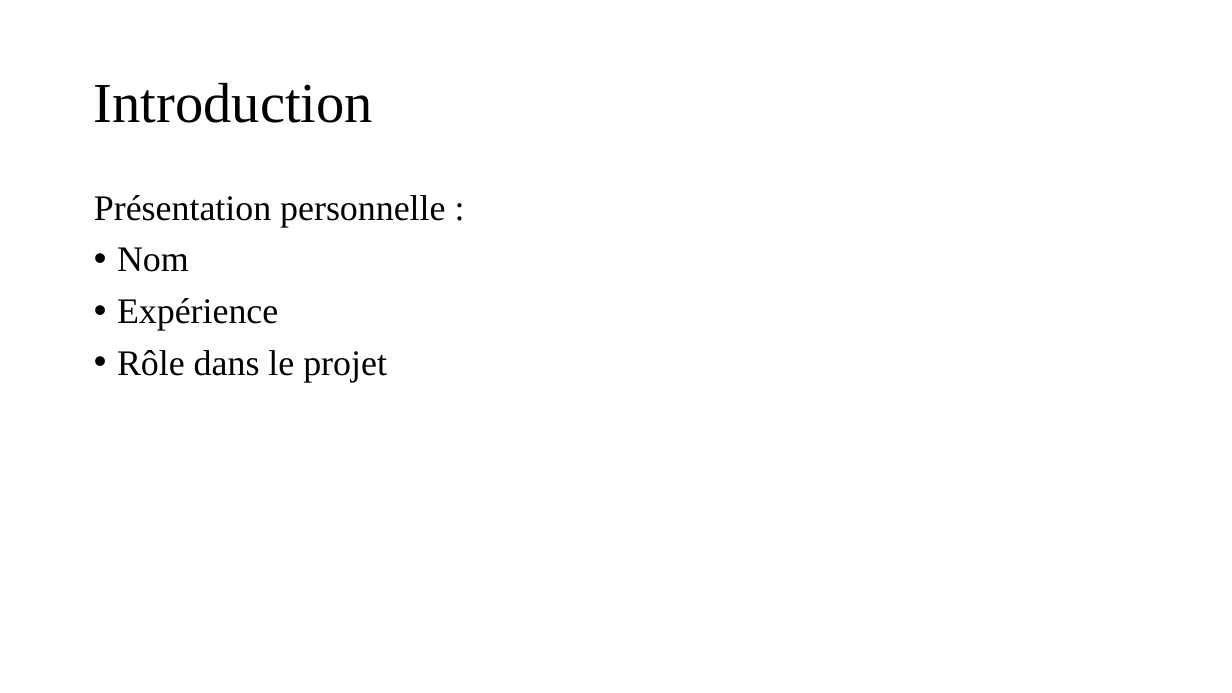
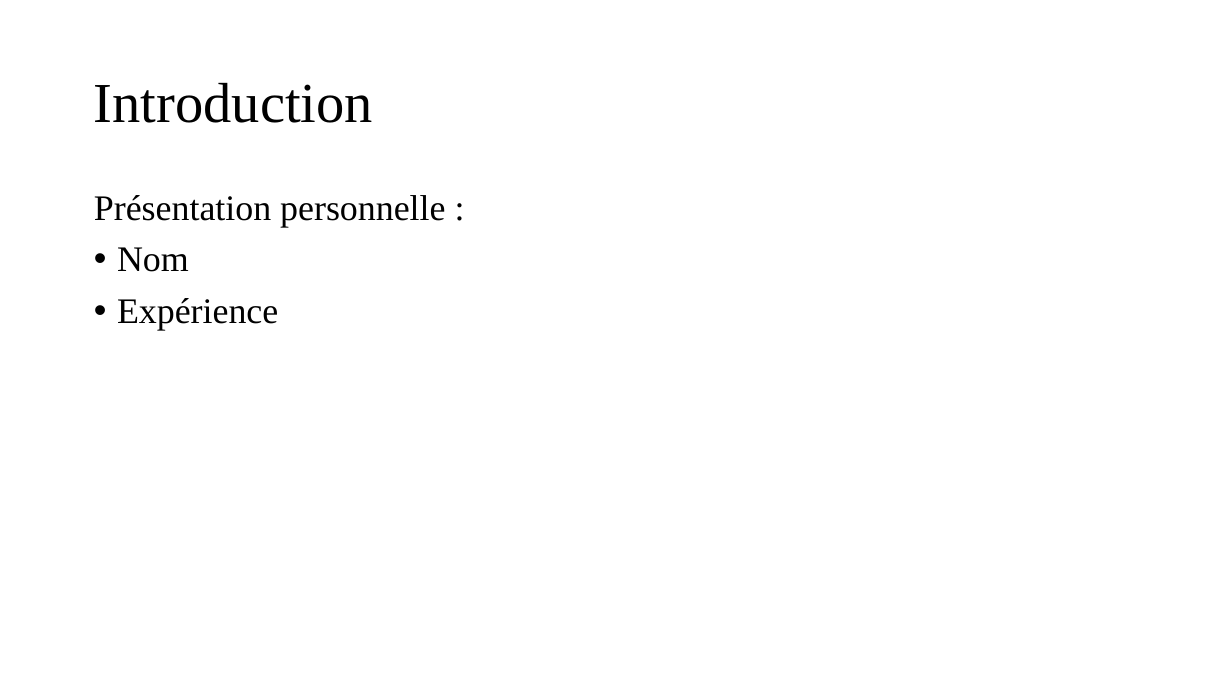
Before and after one commit to EsFrost/m2i_projet, a slide deck: slide 2 of to_send/presentation_fr.pptx. Drawn at 1232x693 pixels with LibreOffice and Linux fonts; fonts in the diff are those of the drawing. Boxes give left, top, right and bottom in pixels: in the first picture for what was removed or moved away, otherwise in the second. Text is boxed around its words. In the diff, an @@ line names an element or a change of style, - is before the commit and + after.

Commit message:
Presentation changes

```diff
--- a/to_send/presentation_fr.pptx
+++ b/to_send/presentation_fr.pptx
@@ text at (117,350,387,382): paragraph removed @@
-• Rôle dans le projet
```
